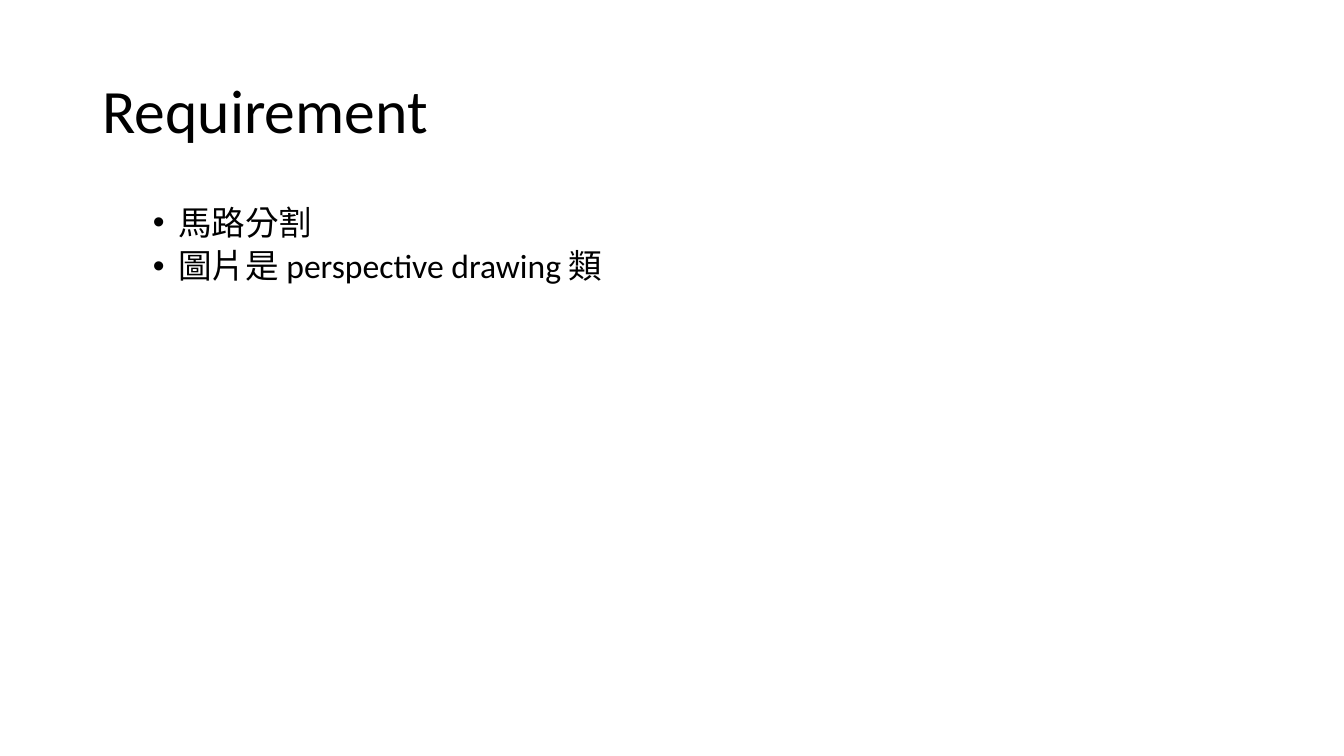
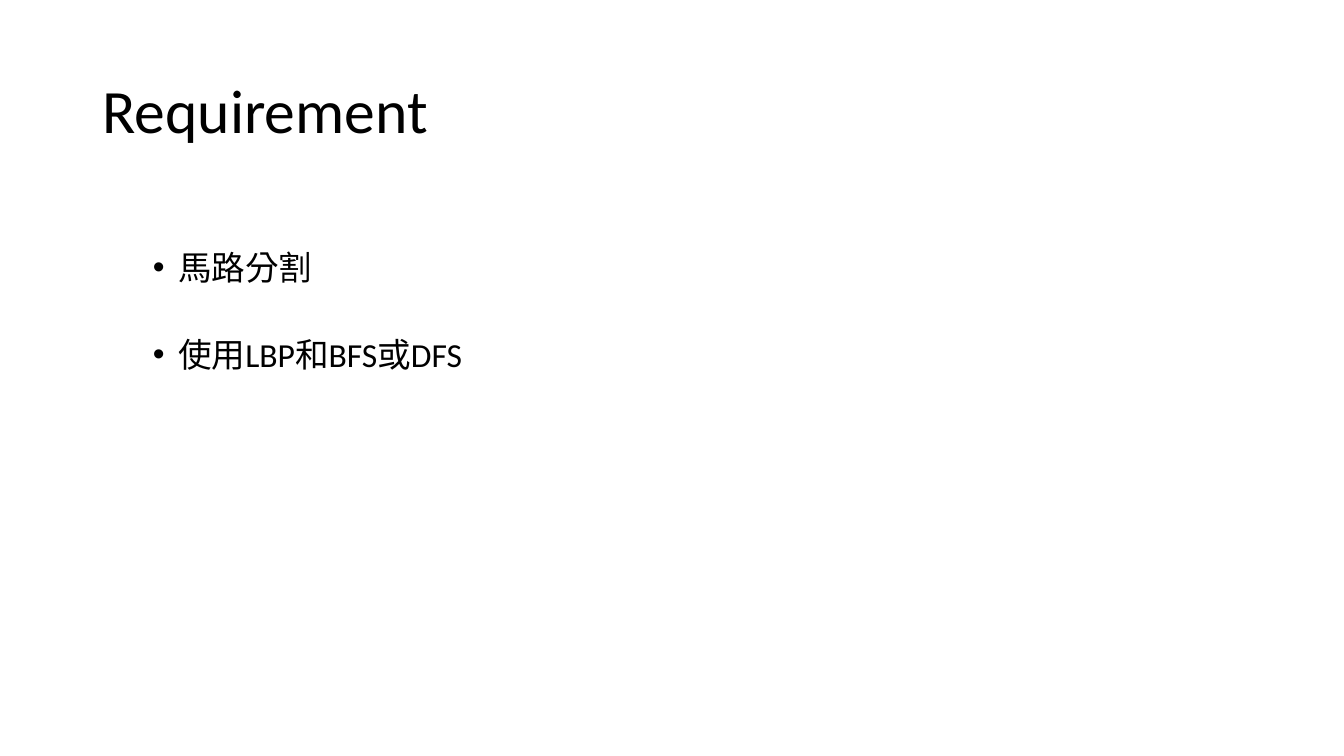
Before and after one commit to kennygnw/road_segmentation_hw, a slide deck: slide 2 of Image Segmentation of Concrete Roads.pptx. Drawn at 1344x756 pixels with LibreOffice and Linux fonts; fonts in the diff are those of the drawing. Boxes give left, top, right and bottom in pixels: in the first picture for what was removed or moved away, otherwise in the second. Text is boxed around its words. In the diff, an @@ line names an element or a change of style, - is before the commit and + after.

Commit message:
update ppt

```diff
--- a/Image Segmentation of Concrete Roads.pptx
+++ b/Image Segmentation of Concrete Roads.pptx
@@ text at bbox=[178, 251, 312, 283]: line spacing 0.9 to 2 @@
@@ text at bbox=[178, 339, 462, 370]: text changed @@
-  • 圖片是 perspective drawing 類
+  • 使用LBP和BFS或DFS
```
Also in this commit, not shown: 1 slide added, 1 slide removed.
